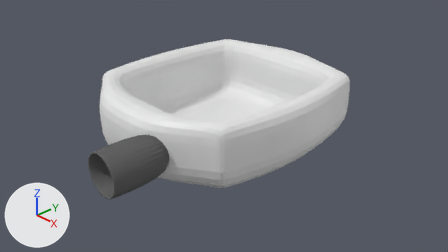
The Blender file Blender/spacecraft.blend, before and after one commit.
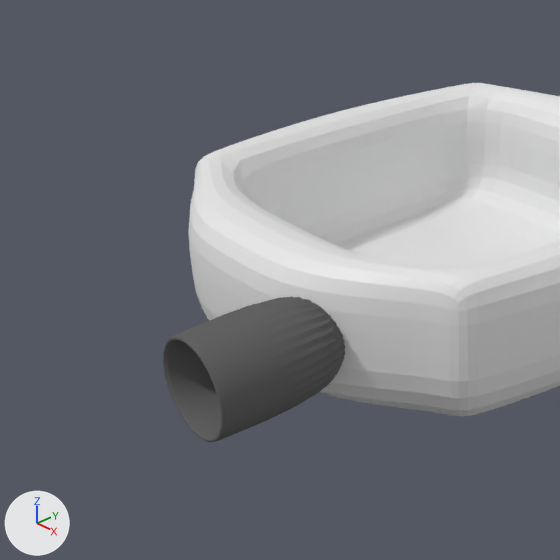
Each version appears first from the file's camera 'Camera', and next in a close-up on the part from 3% to 59% of the width and 1% to 100% of the height. The lights are fixed; the arrows at lower left show +X, +Y and +Z.

The first close-up shows 'Propulseur_droit', 'Spacecraft'.
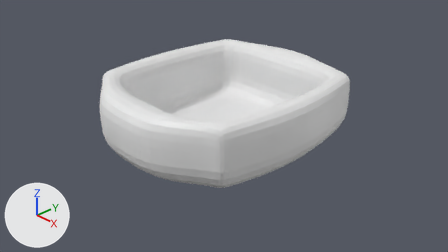
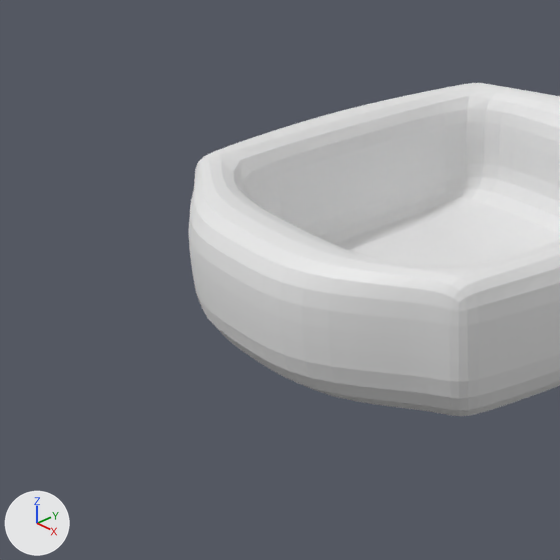
Where the change shows, as pixel boxes [x1, y1, x2, y2] in the close-ups (560 x 560 px):
'Propulseur_droit', hidden
    before: [163, 297, 345, 442]

The edits, one by one:
Object 'Propulseur_droit' (ob_propulseur_droit) gains a MIRROR modifier named 'Mirror'.
Modifier setting: mirror_object = ob_spacecraft.
Object 'Propulseur_droit' (ob_propulseur_droit) is now hidden.
